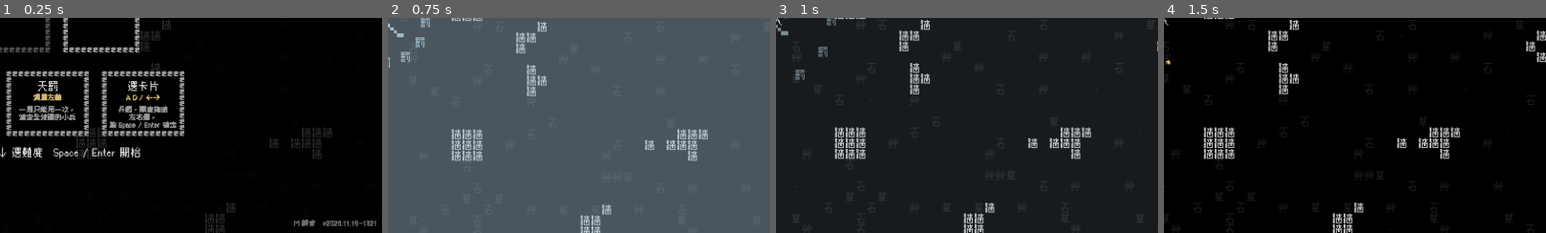
Above: before the commit, frames 1-4 (left to right).
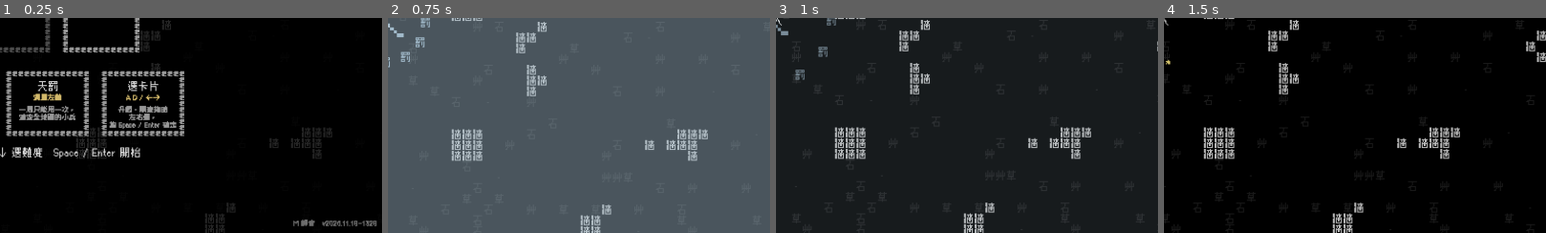
Above: after the commit, the same moments.

Repository: Scottcw1006/text-survivors
Game: Godot game, scene res://main.tscn
Same seed, same stepped clock (60 frames per second), same inputs: the game is played once before the commit and once after it.
Inputs (mouse positions are % of the whole screen's width and height, from its top left):
- Up to frame 1 (0.25 s): no input
- Up to frame 2 (0.75 s): tap Enter at 0.5 s; move the mouse to (72, 45) at 0.52 s; hold Right (move_right) from 0.53 s (still down); tap Space (confirm) at 0.6 s; click (72, 45) at 0.67 s
- Up to frame 3 (1 s): keep holding Right (move_right)
- Up to frame 4 (1.5 s): release Right (move_right) at 1.25 s; drag from (30, 55) to (45, 70) at 1.27 s
The pictures show only the part of the screen within x 50-100%, y 50-100%; the shares and areas given below are measured in that part.

The runs differ from the first frame. In frame 1, 0.3% of the frame differs, in the area x 76-99%, y 93-97%; in frame 2, nothing differs; in frame 3, nothing differs; in frame 4, nothing differs.

Commit message:
修正網頁版沒有聲音：音量 bus 改定義在 default_bus_layout.tres；暫停畫面箭頭改用字型有的字
Co-Authored-By: Claude Opus 5.5 <noreply@anthropic.com>

Diff:
--- /dev/null
+++ b/default_bus_layout.tres
@@ -0,0 +1,15 @@
+[gd_resource type="AudioBusLayout" format=3]
+
+[resource]
+bus/1/name = &"Music"
+bus/1/solo = false
+bus/1/mute = false
+bus/1/bypass_fx = false
+bus/1/volume_db = 0.0
+bus/1/send = &"Master"
+bus/2/name = &"SFX"
+bus/2/solo = false
+bus/2/mute = false
+bus/2/bypass_fx = false
+bus/2/volume_db = 0.0
+bus/2/send = &"Master"
--- a/game_audio.gd
+++ b/game_audio.gd
@@ -99,6 +99,8 @@
 	_music.stop()
 
 
+## 保險用：正常情況 Music、SFX 兩條 bus 已經定義在 default_bus_layout.tres。
+## （網頁版一定要寫在那個檔案裡，執行中才新增的 bus 在網頁上不會接到喇叭，會沒有聲音）
 static func _ensure_bus(bus_name: String) -> void:
 	if AudioServer.get_bus_index(bus_name) >= 0:
 		return
--- a/pause_menu.gd
+++ b/pause_menu.gd
@@ -2,7 +2,7 @@
 extends Control
 ## 暫停畫面：一個「框」字圍起來的面板，裡面有音樂、音效音量和「繼續」。
 ## 鍵盤：W S 選、A D 調整、Space / Enter 在「繼續」上確定、Esc 直接繼續。
-## 手機：點 ◀ ▶ 調整音量，點「繼續」回到遊戲。
+## 手機：點 ← → 調整音量，點「繼續」回到遊戲。
 
 const CELL := 20.0
 const COLS := 26
@@ -60,8 +60,8 @@
 		_text(ROW_NAMES[row], Vector2(o.x + 80.0, y), 33, c)
 		var minus := Vector2(o.x + 150.0, y)
 		var plus := Vector2(o.x + w - 60.0, y)
-		_text("◀", minus, 33, c)
-		_text("▶", plus, 33, c)
+		_text("←", minus, 33, c)
+		_text("→", plus, 33, c)
 		var lv: int = levels[row]
 		var bar := "■".repeat(lv) + "□".repeat(GameAudio.VOLUME_STEPS - lv)
 		_text(bar, Vector2((minus.x + plus.x) / 2.0, y), 22, c)
@@ -78,7 +78,7 @@
 	_text("繼續", Vector2(mid, by), 33, COLOR_PICK if on_resume else COLOR_ON)
 	_rects["resume"] = _scaled(br, k)
 
-	var hint := "點 ◀ ▶ 調整音量" if touch_mode else "W S 選擇　A D 調整　Esc 繼續"
+	var hint := "點 ← → 調整音量" if touch_mode else "W S 選擇　A D 調整　Esc 繼續"
 	_text(hint, Vector2(mid, o.y + h + 36.0), 22, COLOR_DIM)
 	draw_set_transform(Vector2.ZERO, 0.0, Vector2.ONE)
 
--- a/touch_controls.gd
+++ b/touch_controls.gd
@@ -72,7 +72,7 @@
 
 func _touch_down(finger: int, pos: Vector2) -> void:
 	if main.state == main.State.PAUSED:
-		main.pause_tap(pos)                # 暫停中：點 ◀ ▶ 調音量、點「繼續」回遊戲
+		main.pause_tap(pos)                # 暫停中：點 ← → 調音量、點「繼續」回遊戲
 		return
 	if not main.is_playing():
 		_menu_tap(finger, pos)
--- a/version.gd
+++ b/version.gd
@@ -1,2 +1,2 @@
 ## 由 build_web.sh 自動產生，不要手改
-const TEXT := "v2026.11.18-1321"
+const TEXT := "v2026.11.18-1328"
Renamed: docs/game_20261118-132148.apple-touch-icon.png -> docs/game_20261118-132824.apple-touch-icon.png
Renamed: docs/game_20261118-132148.icon.png -> docs/game_20261118-132824.icon.png
Renamed: docs/game_20261118-132148.png -> docs/game_20261118-132824.png
Not shown, removed: docs/game_20261118-131922.pck
Not shown, added: docs/game_20261118-132824.audio.position.worklet.js
Not shown, added: docs/game_20261118-132824.audio.worklet.js
Not shown, added: docs/game_20261118-132824.js
Not shown, added: docs/game_20261118-132824.pck
Not shown, added: docs/game_20261118-132824.wasm
